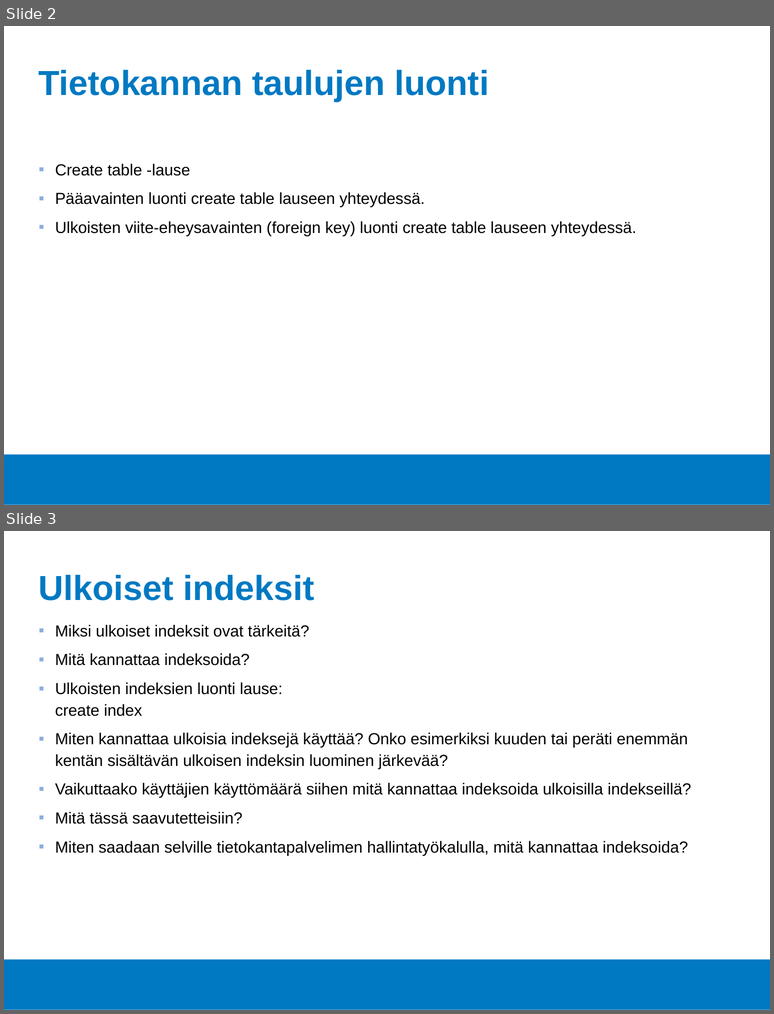
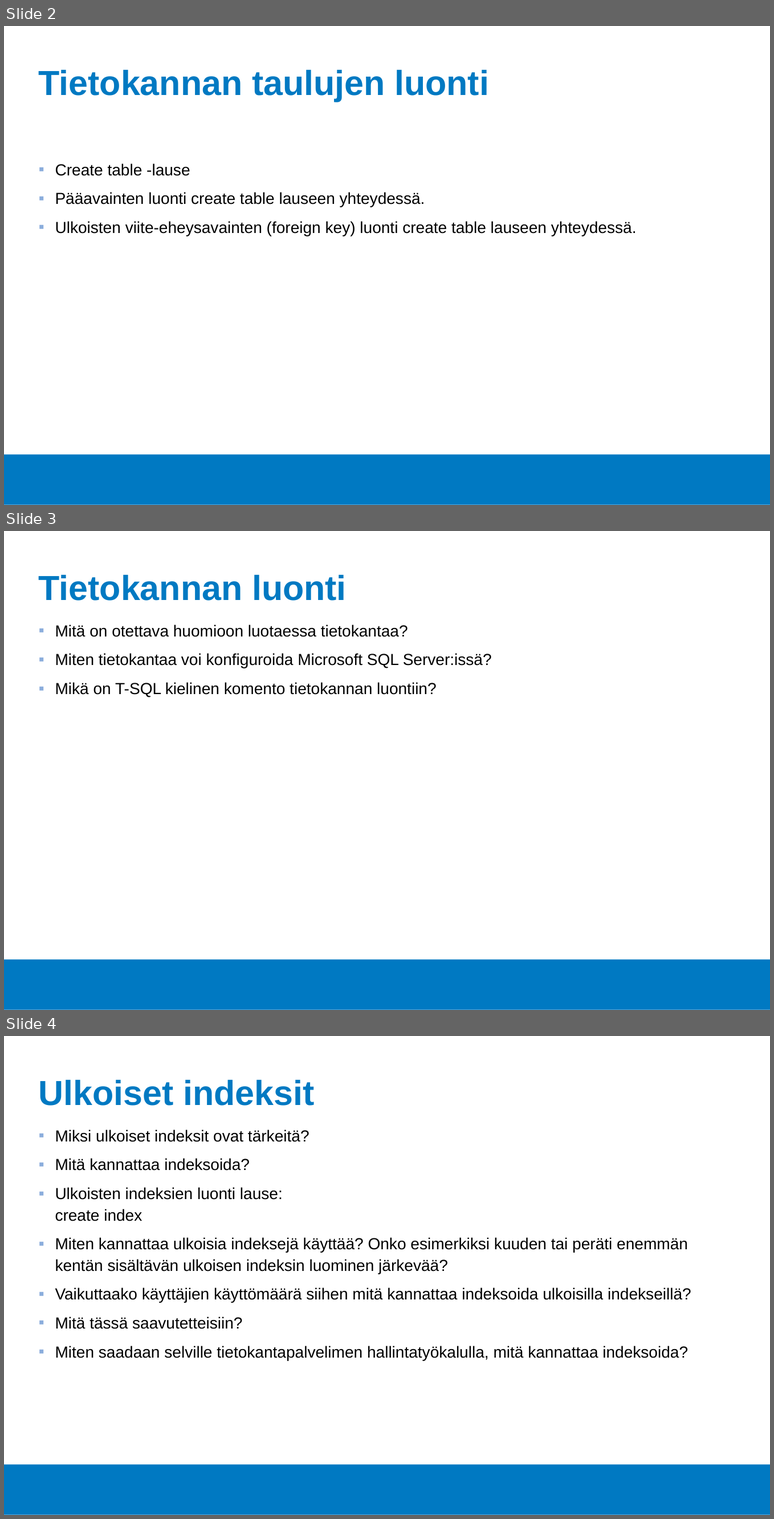
Before and after one commit to Tietokantahallinta/Tietokantahallinta.github.io, a slide deck: luennot/viikko02/Luentokalvot_02.odp. Shown one above the other, each under a label of ours: slides 2 and 3 before the commit, slides 2, 3 and 4 after it. The pictures are 774x1014 and 774x1519 pixels, drawn with LibreOffice and Linux fonts; fonts in the diff are those of the drawing; background and template pictures are left out. Boxes give left, top, right and bottom in pixels: in the first picture for what was removed or moved away, otherwise in the second. Text is boxed around its words. In the diff, an @@ line names an element or a change of style, - is before the commit and + after.

```diff
--- a/luennot/viikko02/Luentokalvot_02.odp
+++ b/luennot/viikko02/Luentokalvot_02.odp
@@ slide 3 added at (x1=4, y1=531, x2=770, y2=1010), background #FFFFFF; not listed: 1 template element that a slide beside it also shows @@
@@ title added at (x1=39, y1=574, x2=347, y2=601), 36 pt, text #0079C2, bold @@
+Tietokannan luonti
@@ text added at (x1=55, y1=624, x2=492, y2=697), 16.6 pt, text #000000 @@
+▪ Mitä on otettava huomioon luotaessa tietokantaa?
+▪ Miten tietokantaa voi konfiguroida Microsoft SQL Server:issä?
+▪ Mikä on T-SQL kielinen komento tietokannan luontiin?
@@ what was slide 3 is now slide 4 @@
```
Also in this commit, not shown: 2 slides changed, 11 other files.
